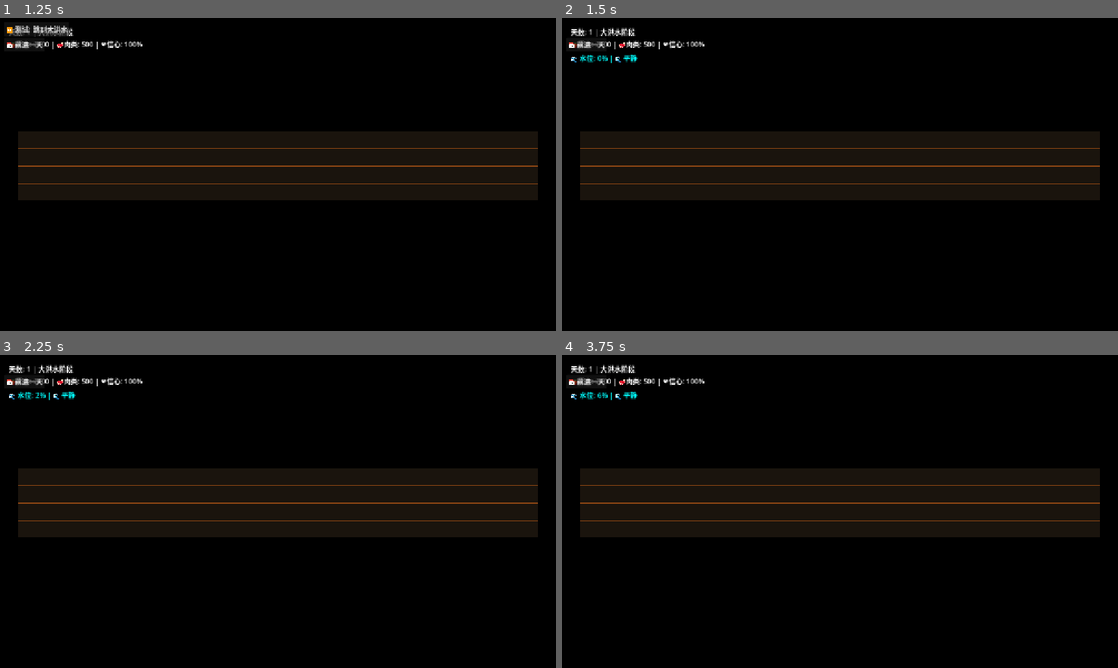
Above: before the commit, frames 1-4 (two rows, left to right).
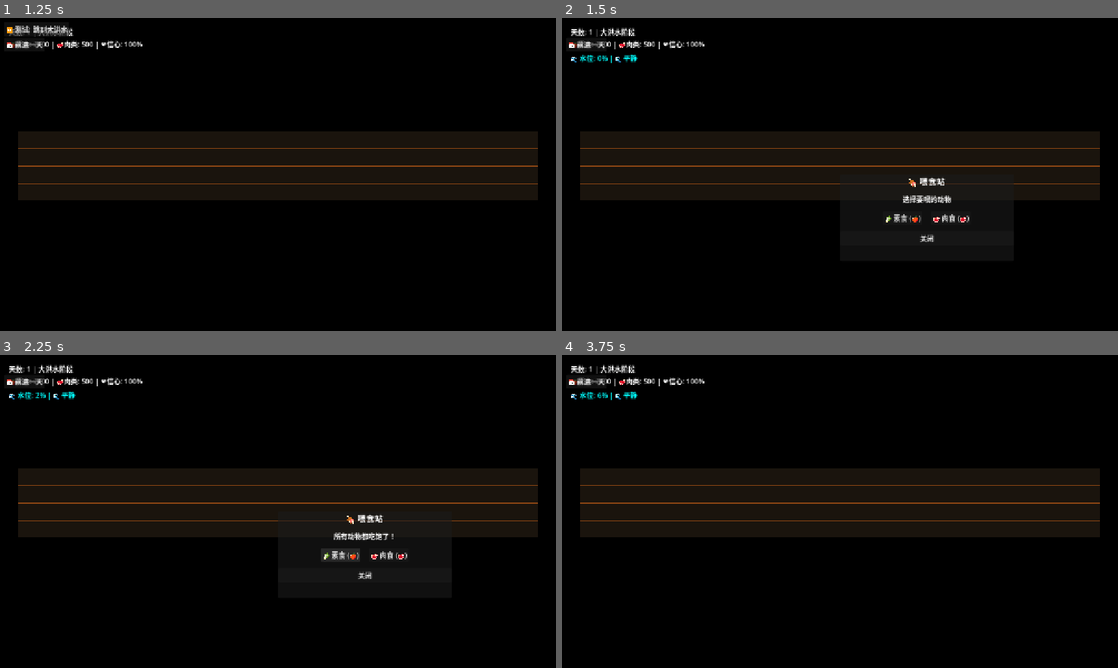
Above: after the commit, the same moments.

Repository: AirtisTech/project_covenant1
Game: Godot game, scene res://scenes/world/ark_scene.tscn
Two runs of this game, one before a commit and one after it. Both use one fixed random seed, a clock stepped at 60 frames per second and the inputs below.
Inputs (mouse positions are in pixels of both pictures, inside the frame that each line leads up to):
- Up to frame 1 (1.25 s): click "🌊 洪水已至，登船！" at 0.5 s
- Up to frame 2 (1.5 s): click "⏩ 测试: 跳到大洪水" at 1.25 s
- Up to frame 3 (2.25 s): click (339, 555) at 2 s, where only the run after the commit has a clickable "🥬 素食 (🍎)"
- Up to frame 4 (3.75 s): click (951, 555) at 2.75 s, where only the run after the commit has a clickable "🥩 肉食 (🥩)"; click (928, 574) at 3.5 s, where only the run after the commit has a clickable "关闭"

Frame 1 is identical in both runs. In frame 2, 0.6% of the frame differs, in the area x 50-82%, y 51-72%; in frame 3, 0.9%; in frame 4, nothing differs.

Commit message:
Add disaster system and feeding UI
Disaster System:
- Random disasters during flood phase (storm, hull damage, animal escape)
- Faith crisis when disasters happen
- Hull damage reduces faith

Feeding UI:
- Feeding panel appears during Deluge/Drift phases
- Feed animals with vegetables or meat
- Shows hungry animal count

Diff:
--- a/project.godot
+++ b/project.godot
@@ -23,6 +23,7 @@
 
 PhaseManager="*res://scripts/globals/phase_manager.gd"
 AnimalSurvival="*res://scripts/globals/animal_survival.gd"
+DisasterSystem="*res://scripts/globals/disaster_system.gd"
 TaskManager="*res://scripts/globals/task_manager.gd"
 GameManager="*res://scripts/globals/game_manager.gd"
 SelectionManager="*res://scripts/globals/selection_manager.gd"
--- a/scenes/world/ark_scene.tscn
+++ b/scenes/world/ark_scene.tscn
@@ -7,6 +7,7 @@
 [ext_resource type="Script" path="res://scripts/ui/drag_receiver.gd" id="5_drag"]
 [ext_resource type="Script" path="res://scripts/world/water_visual.gd" id="6_water"]
 [ext_resource type="Script" path="res://scripts/ui/dev_test_panel.gd" id="7_dev"]
+[ext_resource type="Script" path="res://scripts/ui/feeding_panel.gd" id="8_feed"]
 
 [node name="ArkInterior" type="Node2D"]
 
@@ -117,3 +118,12 @@
 offset_right = 200.0
 offset_bottom = 100.0
 script = ExtResource("7_dev")
+
+[node name="FeedingPanel" type="Control" parent="CanvasLayer"]
+layout_mode = 3
+anchors_preset = 15
+anchor_right = 1.0
+anchor_bottom = 1.0
+grow_horizontal = 2
+grow_vertical = 2
+script = ExtResource("8_feed")
--- /dev/null
+++ b/scripts/globals/disaster_system.gd
@@ -0,0 +1,138 @@
+extends Node
+
+# 灾难事件系统
+# 在大洪水阶段触发各种灾难事件
+
+enum DisasterType {
+	NONE,
+	STORM,        # 暴风雨
+	HULL_DAMAGE, # 船体破损
+	ANIMAL_ESCAPE, # 动物逃跑
+	FIRE,        # 火灾
+	FOOD_ROT     # 食物腐烂
+}
+
+var current_disaster: DisasterType = DisasterType.NONE
+var disaster_timer: float = 0.0
+var time_until_next_disaster: float = 60.0  # 秒
+
+# 灾难参数
+const STORM_FREQUENCY: float = 30.0   # 暴风雨间隔
+const HULL_DAMAGE_CHANCE: float = 0.1  # 每次暴风雨船体破损概率
+
+signal disaster_started(type: DisasterType)
+signal disaster_ended(type: DisasterType)
+signal hull_damaged(amount: float)
+signal faith_crisis(level: float)
+
+func _ready():
+	print("⚠️ DisasterSystem initialized")
+
+func _process(delta):
+	# 只在大洪水阶段发生灾难
+	var pm = get_node_or_null("/root/PhaseManager")
+	if not pm or pm.current_phase != pm.Phase.DELUGE:
+		return
+
+	# 如果当前有灾难，不触发新的
+	if current_disaster != DisasterType.NONE:
+		_process_current_disaster(delta)
+		return
+
+	# 计时器
+	disaster_timer += delta
+	if disaster_timer >= time_until_next_disaster:
+		_trigger_random_disaster()
+		disaster_timer = 0.0
+		# 重置下次灾难时间（随机）
+		time_until_next_disaster = randf_range(30.0, 90.0)
+
+func _trigger_random_disaster():
+	var roll = randf()
+
+	if roll < 0.5:
+		_start_disaster(DisasterType.STORM)
+	elif roll < 0.7:
+		_start_disaster(DisasterType.HULL_DAMAGE)
+	elif roll < 0.85:
+		_start_disaster(DisasterType.ANIMAL_ESCAPE)
+	else:
+		# 小灾难不给太多提示
+		print("⚠️ Weather unstable...")
+		var pm = get_node_or_null("/root/PhaseManager")
+		if pm:
+			pm.is_storming = true
+
+func _start_disaster(type: DisasterType):
+	current_disaster = type
+	disaster_started.emit(type)
+
+	match type:
+		DisasterType.STORM:
+			print("🌧️ 暴风雨来了！")
+			var pm = get_node_or_null("/root/PhaseManager")
+			if pm:
+				pm.is_storming = true
+				pm.weather_intensity = 0.7
+				# 船体损伤
+				if randf() < HULL_DAMAGE_CHANCE:
+					_take_hull_damage(randf_range(10, 30))
+
+		DisasterType.HULL_DAMAGE:
+			print("💥 船体受损！")
+			_take_hull_damage(randf_range(20, 50))
+
+		DisasterType.ANIMAL_ESCAPE:
+			print("🦌 动物逃跑！")
+			_animal_escape()
+
+	# 灾难持续时间
+	await get_tree().create_timer(randf_range(10.0, 30.0)).timeout
+	_end_disaster(type)
+
+func _process_current_disaster(delta):
+	# 灾难进行中的特殊处理
+	pass
+
+func _end_disaster(type: DisasterType):
+	current_disaster = DisasterType.NONE
+	disaster_ended.emit(type)
+
+	# 恢复天气
+	var pm = get_node_or_null("/root/PhaseManager")
+	if pm:
+		if type == DisasterType.STORM:
+			pm.is_storming = false
+			pm.weather_intensity = 0.0
+
+	print("✅ 灾难结束")
+
+func _take_hull_damage(amount: float):
+	hull_damaged.emit(amount)
+	# 信仰危机
+	var faith_impact = amount * 0.5
+	faith_crisis.emit(faith_impact)
+
+	# 扣除信仰
+	var gm = get_node_or_null("/root/GameManager")
+	if gm:
+		gm.call("modify_faith", -faith_impact)
+
+	print("💔 船体受损 %d, 信仰下降 %.1f" % [amount, faith_impact])
+
+func _animal_escape():
+	# 随机让一个动物逃跑（移除）
+	var survival = get_node_or_null("/root/AnimalSurvival")
+	if survival and survival.animals.size() > 0:
+		var random_animal = survival.animals.pick_random()
+		if random_animal and is_instance_valid(random_animal):
+			survival.unregister_animal(random_animal)
+			random_animal.queue_free()
+			print("🦌 一只动物逃跑了！")
+
+func get_disaster_name() -> String:
+	match current_disaster:
+		DisasterType.STORM: return "🌧️ 暴风雨"
+		DisasterType.HULL_DAMAGE: return "💥 船体破损"
+		DisasterType.ANIMAL_ESCAPE: return "🦌 动物逃跑"
+		_: return ""
--- /dev/null
+++ b/scripts/ui/feeding_panel.gd
@@ -0,0 +1,106 @@
+extends Control
+
+# 喂食面板 - 在大洪水阶段显示
+
+var food_buttons_container: HBoxContainer
+var status_label: Label
+
+func _ready():
+	visible = false
+
+	# 创建UI
+	var panel = Panel.new()
+	panel.set_anchors_and_offsets_preset(Control.PRESET_CENTER)
+	panel.size = Vector2(400, 200)
+	add_child(panel)
+
+	var vbox = VBoxContainer.new()
+	vbox.set_anchors_and_offsets_preset(Control.PRESET_FULL_RECT)
+	vbox.add_theme_constant_override("separation", 15)
+	panel.add_child(vbox)
+
+	var title = Label.new()
+	title.text = "🍖 喂食站"
+	title.horizontal_alignment = HORIZONTAL_ALIGNMENT_CENTER
+	title.add_theme_font_size_override("font_size", 20)
+	vbox.add_child(title)
+
+	status_label = Label.new()
+	status_label.text = "选择要喂的动物"
+	status_label.horizontal_alignment = HORIZONTAL_ALIGNMENT_CENTER
+	vbox.add_child(status_label)
+
+	food_buttons_container = HBoxContainer.new()
+	food_buttons_container.alignment = BoxContainer.ALIGNMENT_CENTER
+	food_buttons_container.add_theme_constant_override("separation", 20)
+	vbox.add_child(food_buttons_container)
+
+	# 素食按钮
+	var veg_btn = Button.new()
+	veg_btn.text = "🥬 素食 (🍎)"
+	veg_btn.pressed.connect(_on_veg_pressed)
+	food_buttons_container.add_child(veg_btn)
+
+	# 肉食按钮
+	var meat_btn = Button.new()
+	meat_btn.text = "🥩 肉食 (🥩)"
+	meat_btn.pressed.connect(_on_meat_pressed)
+	food_buttons_container.add_child(meat_btn)
+
+	# 关闭按钮
+	var close_btn = Button.new()
+	close_btn.text = "关闭"
+	close_btn.pressed.connect(func(): visible = false)
+	vbox.add_child(close_btn)
+
+	# 连接信号
+	PhaseManager.phase_changed.connect(_on_phase_changed)
+	AnimalSurvival.animal_hunger_changed.connect(_on_hunger_changed)
+
+func _on_phase_changed(from, to):
+	if to == PhaseManager.Phase.DELUGE or to == PhaseManager.Phase.DRIFT:
+		visible = true
+	else:
+		visible = false
+
+func _on_hunger_changed(animal, hunger: float):
+	# 可以在这里更新状态显示
+	pass
+
+func _on_veg_pressed():
+	_feed_selected_animal("veg")
+
+func _on_meat_pressed():
+	_feed_selected_animal("meat")
+
+func _feed_selected_animal(food_type: String):
+	var survival = get_node_or_null("/root/AnimalSurvival")
+	if not survival:
+		return
+
+	# 获取饥饿的动物
+	var hungry_animals = survival.get_hungry_animals()
+	if hungry_animals.size() == 0:
+		status_label.text = "所有动物都吃饱了！"
+		return
+
+	# 喂第一只饥饿的动物
+	var fed = false
+	for animal in hungry_animals:
+		if survival.feed_animal(animal, food_type):
+			fed = true
+			status_label.text = "✅ 喂食成功！"
+			break
+
+	if not fed:
+		status_label.text = "❌ 这种食物不适合它们"
+
+func open_panel():
+	visible = true
+	_update_status()
+
+func _update_status():
+	var survival = get_node_or_null("/root/AnimalSurvival")
+	if survival:
+		var hungry = survival.get_hungry_animals().size()
+		status_label.text = "饥饿动物: %d 只" % hungry
Not shown: 1 places in scenes/world/ark_scene.tscn that only renumber resources
